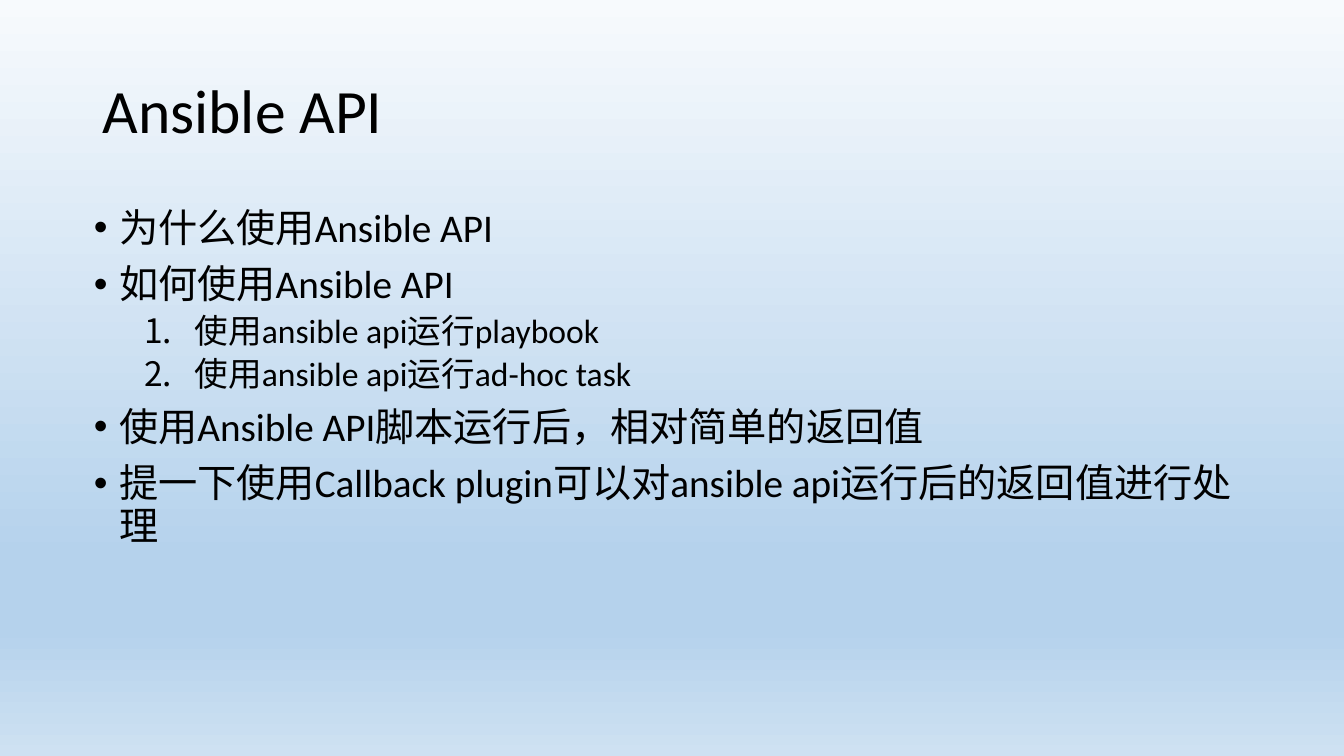
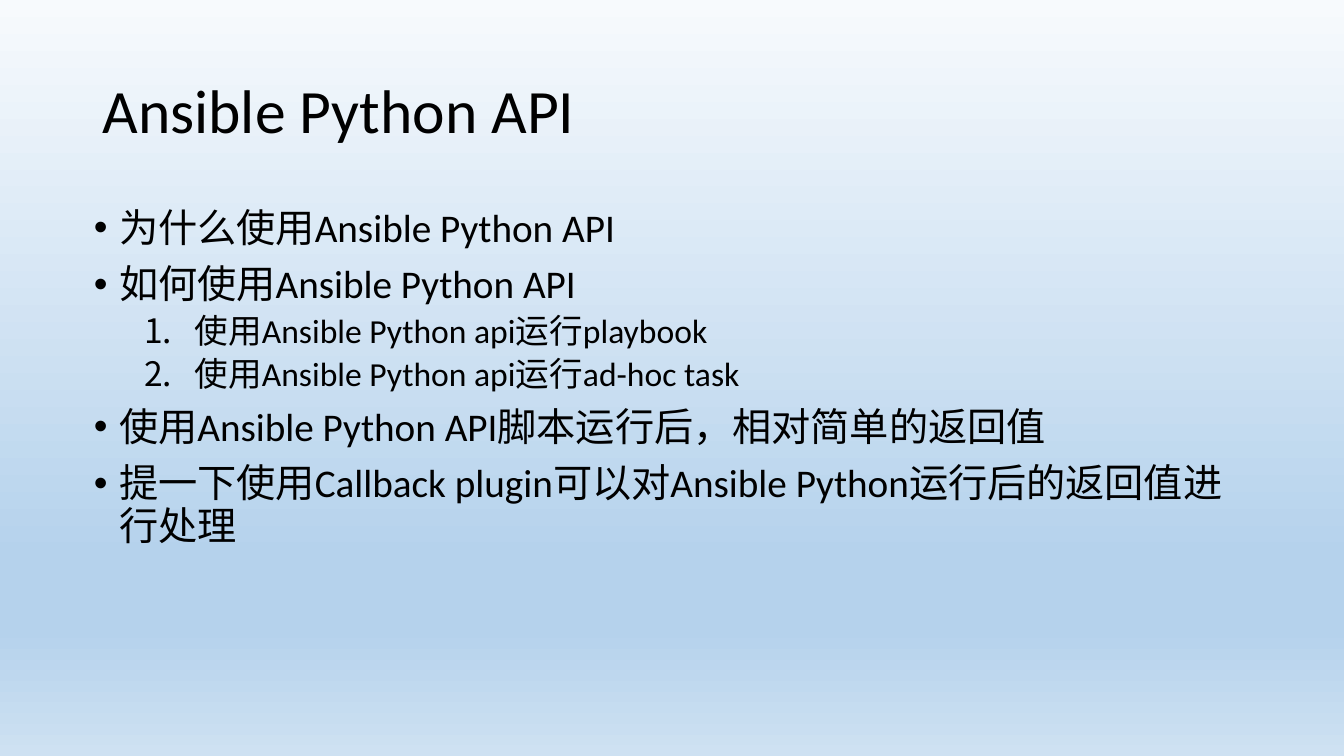
Before and after one commit to leeyan85/ansible-develop, a slide deck: slide 4 of Ansible develop.pptx. Drawn at 1344x756 pixels with LibreOffice and Linux fonts; fonts in the diff are those of the drawing. Boxes give left, top, right and bottom in pixels: in the first picture for what was removed or moved away, otherwise in the second. Text is boxed around its words. In the diff, an @@ line names an element or a change of style, - is before the commit and + after.

```diff
--- a/Ansible develop.pptx
+++ b/Ansible develop.pptx
@@ title at bbox=[102, 90, 574, 143]: text changed @@
-Ansible API
+Ansible Python API
@@ text at bbox=[119, 209, 1046, 508]: text changed @@
-• 为什么使用Ansible API
-• 如何使用Ansible API
-  1. 使用ansible api运行playbook
-  2. 使用ansible api运行ad-hoc task
-• 使用Ansible API脚本运行后，相对简单的返回值
-• 提一下使用Callback plugin可以对ansible api运行后的返回值进行处理
+• 为什么使用Ansible Python API
+• 如何使用Ansible Python API
+  1. 使用Ansible Python api运行playbook
+  2. 使用Ansible Python api运行ad-hoc task
+• 使用Ansible Python API脚本运行后，相对简单的返回值
+• 提一下使用Callback plugin可以对Ansible Python运行后的返回值进行处理
```
Also in this commit, not shown: 1 other slide changed, 1 slide added, 11 other files.
